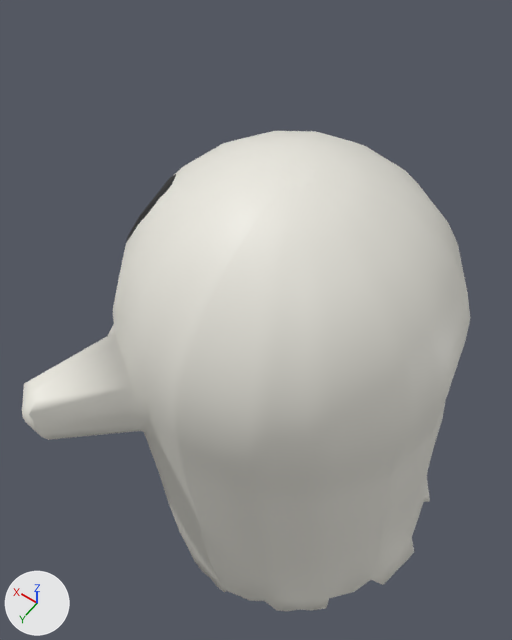
One commit to the FBX model Maya/Ghost Models/Player.fbx: the scene before it, then after it.
The view is the same before and after, from a 50 mm camera at (-0.0146, 0.0223, 0.0228) aimed at (0.0014, -0.0001, -0.0123). The axes (+X, +Y, +Z) are drawn at lower left. The lights are the same throughout. Where no turn or scale is listed for an object, it has been applied to the vertices.

In view in the first picture: 'pasted__pasted__pCylinder2'.
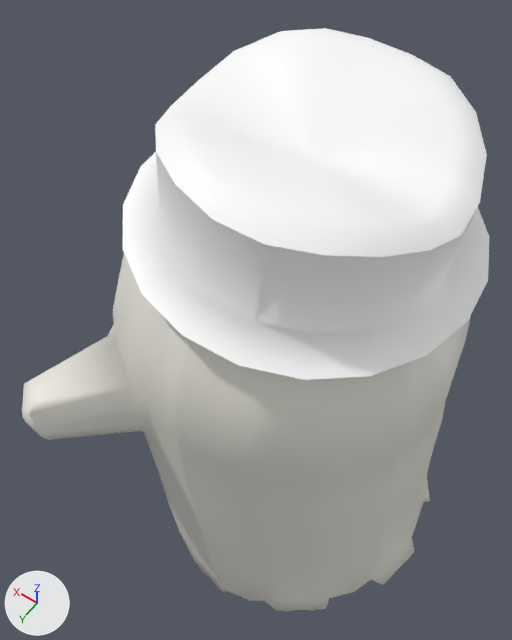
Boxes [x1, y1, x2, y2] around the edits, measured in the pictures (512 x 640 px):
'pCylinder5', added
    after: [122, 28, 489, 380]

The edits, one by one:
Material 'lambert15' (mat_lambert15) is new.
Its base color is (1.0, 1.0, 1.0) (white #ffffff).
Mesh me_mesh_001 is new.
It has 142 vertices, 160 faces and spans x -0.0098..0.0085, y -0.0091..0.0091, z 0.0073..0.0147.
It uses material mat_lambert15 (its picture is missing).
Object 'pCylinder5' (ob_pcylinder5) is new; it shows me_mesh_001.
Its location is (-0.00106, -0.00009, -0.01).
